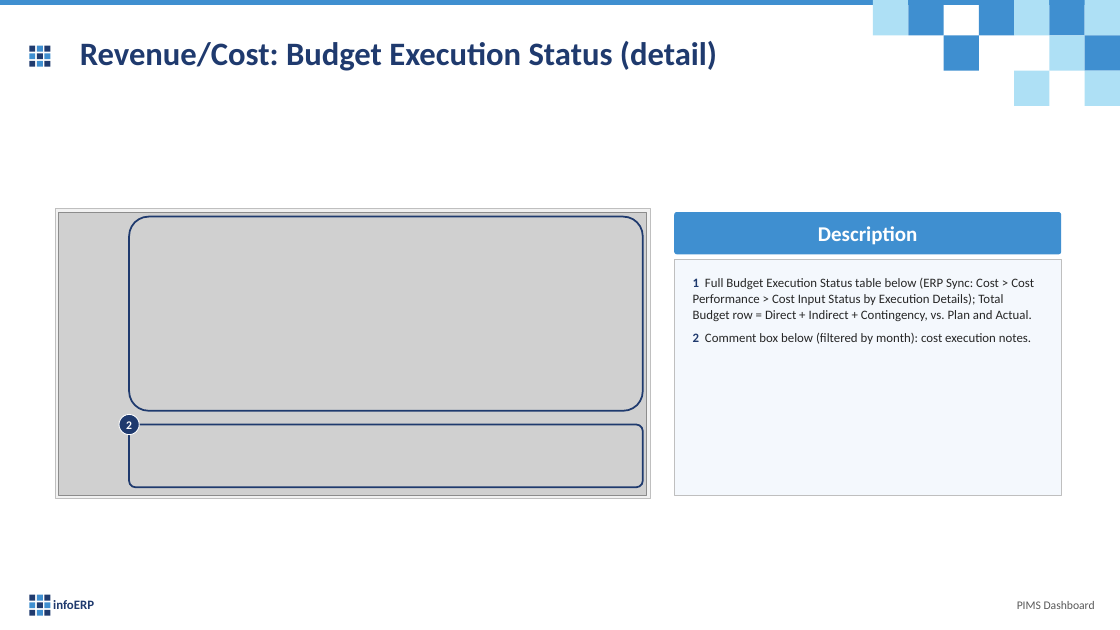
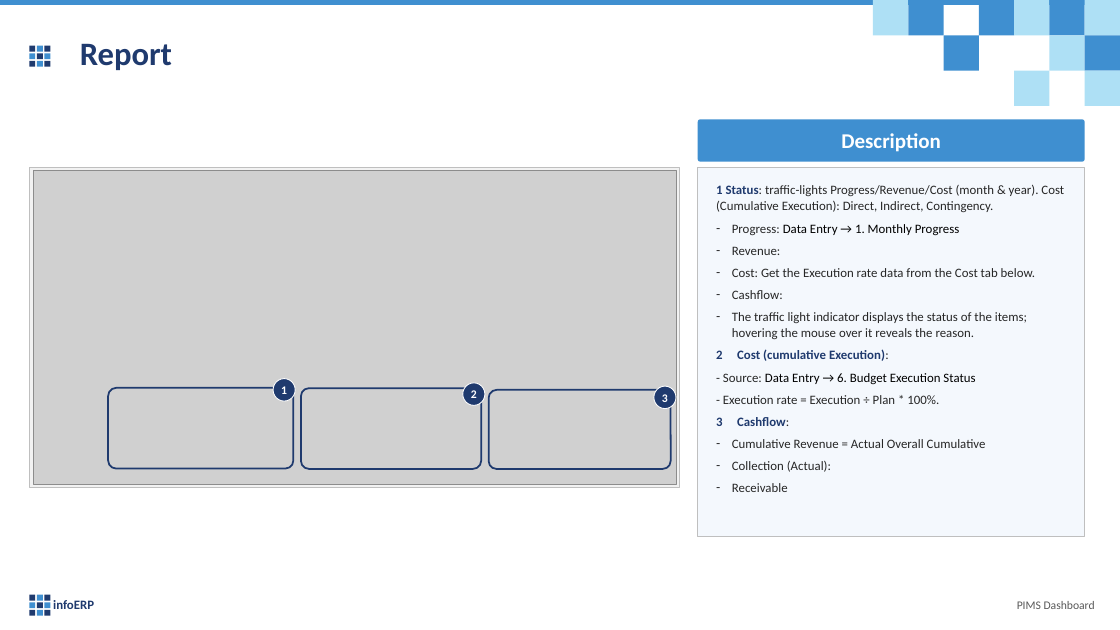
Before and after one commit to truongCLT/PIMS-DASHBOARD, a slide deck: slide 14 of docs/PIMS_Dashboard_User_Guide_Condensed.pptx (slide 17 before the commit). Drawn at 1120x630 pixels with LibreOffice and Linux fonts; fonts in the diff are those of the drawing; grey boxes stand for pictures. Boxes give left, top, right and bottom in pixels: in the first picture for what was removed or moved away, otherwise in the second. Text is boxed around its words. In the diff, an @@ line names an element or a change of style, - is before the commit and + after.

```diff
--- a/docs/PIMS_Dashboard_User_Guide_Condensed.pptx
+++ b/docs/PIMS_Dashboard_User_Guide_Condensed.pptx
@@ text at [80,43,172,70]: text changed @@
-Revenue/Cost: Budget Execution Status (detail)
+Report
@@ rounded rectangle "Description": place and size @@
-rounded rectangle "Description" at [675,212,1062,254]
+rounded rectangle "Description" at [698,119,1086,161]
@@ rectangle: place and size @@
-rectangle at [55,208,650,498]
+rectangle at [29,167,680,488]
@@ picture: place and size @@
-picture at [59,212,647,495]
+picture at [33,171,676,484]
@@ rectangle: place and size @@
-rectangle at [675,260,1062,496]
+rectangle at [698,167,1086,537]
@@ text at [716,185,1064,492]: text changed @@
-1 Full Budget Execution Status table below (ERP Sync: Cost > Cost Performance > Cost Input Status by Execution Details); Total Budget row = Direct + Indirect + Contingency, vs. Plan and Actual.
-2 Comment box below (filtered by month): cost execution notes.
+1 Status: traffic-lights Progress/Revenue/Cost (month & year). Cost (Cumulative Execution): Direct, Indirect, Contingency.
+– Progress: Data Entry → 1. Monthly Progress
+– Revenue:
+– Cost: Get the Execution rate data from the Cost tab below.
+– Cashflow:
+– The traffic light indicator displays the status of the items; hovering the mouse over it reveals the reason.
+2 Cost (cumulative Execution):
+- Source: Data Entry → 6. Budget Execution Status
+- Execution rate = Execution ÷ Plan * 100%.
+3 Cashflow:
+– Cumulative Revenue = Actual Overall Cumulative
+– Collection (Actual):
+– Receivable
@@ rounded rectangle removed at [129,217,643,411] @@
@@ rounded rectangle: place and size @@
-rounded rectangle at [129,424,643,487]
+rounded rectangle at [108,388,294,469]
@@ ellipse "2": place and size @@
-ellipse "2" at [119,414,139,434]
+ellipse "2" at [463,383,485,406]
@@ group added at [273,379,676,469]: 2 rounded rectangles, 2 ellipses @@
+1
+3
```
Also in this commit, not shown: 36 other slides changed, 4 slides added, 1 slide removed, 7 other files.
